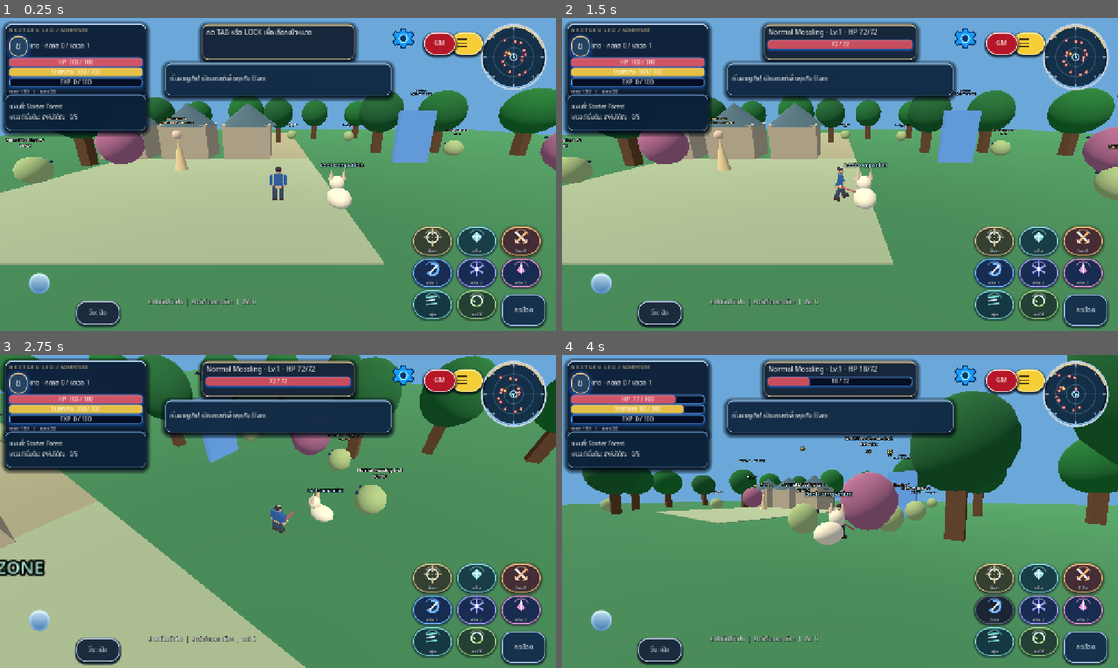
Above: before the commit, frames 1-4 (two rows, left to right).
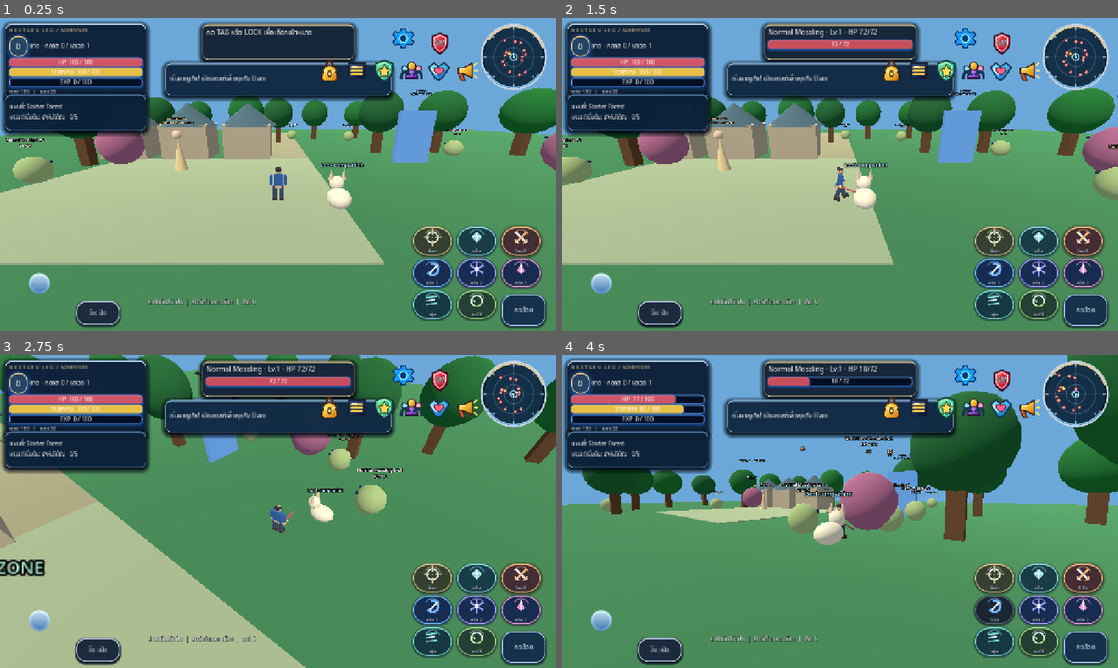
Above: after the commit, the same moments.

Repository: redfullmoon209-debug/NexTgenLeo
Game: Godot game, scene res://scenes/main.tscn
The game is run twice, just before and just after one commit, with the same random seed, the same clock (stepped at 60 frames per second) and the same inputs.
Inputs (mouse positions are in pixels of both pictures, inside the frame that each line leads up to):
- Up to frame 1 (0.25 s): no input
- Up to frame 2 (1.5 s): click "กระโดด" at 0.5 s; tap Enter at 1.25 s; move the mouse to (962, 158) at 1.27 s; hold D from 1.28 s (still down); tap Tab at 1.35 s; click (962, 158) at 1.42 s
- Up to frame 3 (2.75 s): tap Space at 1.52 s; release D at 2 s; drag from (166, 527) to (250, 574) at 2.02 s
- Up to frame 4 (4 s): move the mouse to (895, 442) at 2.77 s; hold D 2.78-3.5 s; tap 1 at 2.85 s; drag from (812, 574) to (673, 464) at 3.52 s

The runs differ from the first frame. In frame 1, 1.7% of the frame differs, in the area x 57-88%, y 4-21%; in frame 2, 1.7%; in frame 3, 1.6%; in frame 4, 1.7%.

Commit message:
Mount eight-button main navigation after existing GM and Settings without changing gameplay

Diff:
--- a/scripts/main.gd
+++ b/scripts/main.gd
@@ -44,6 +44,10 @@
 	# Isolated Settings Rich Menu; other HUD and gameplay systems remain unchanged.
 	var settings_menu: Node = load("res://scripts/settings_rich_menu.gd").new()
 	add_child(settings_menu)
+	# Buttons 3-8: reusable isolated gold menus; GM and Settings retain their original systems.
+	var primary_navigation: Node = load("res://scripts/main_rich_navigation.gd").new()
+	primary_navigation.gameplay = gameplay
+	add_child(primary_navigation)
 
 func _make_world() -> void:
 	var light := DirectionalLight3D.new()
